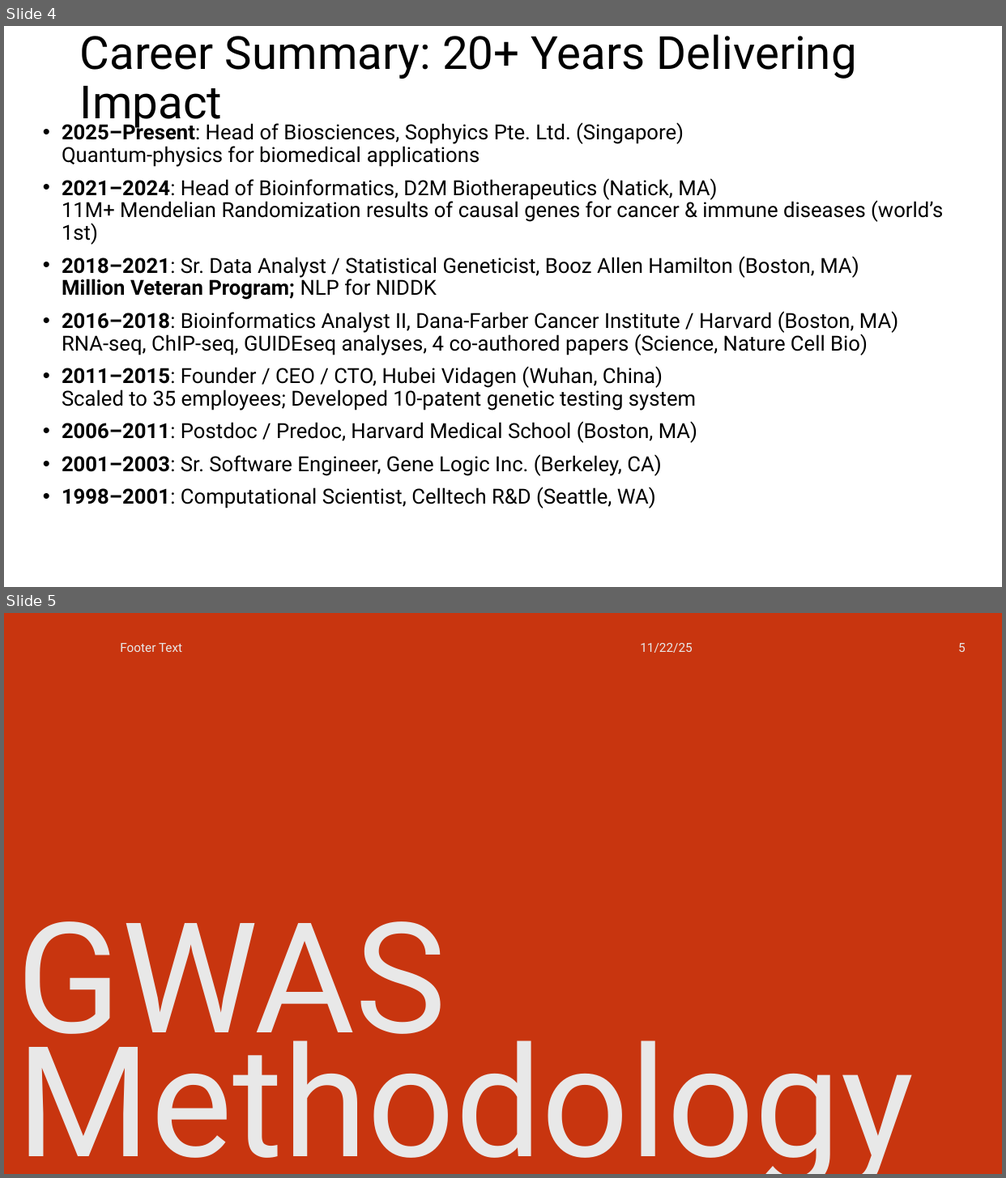
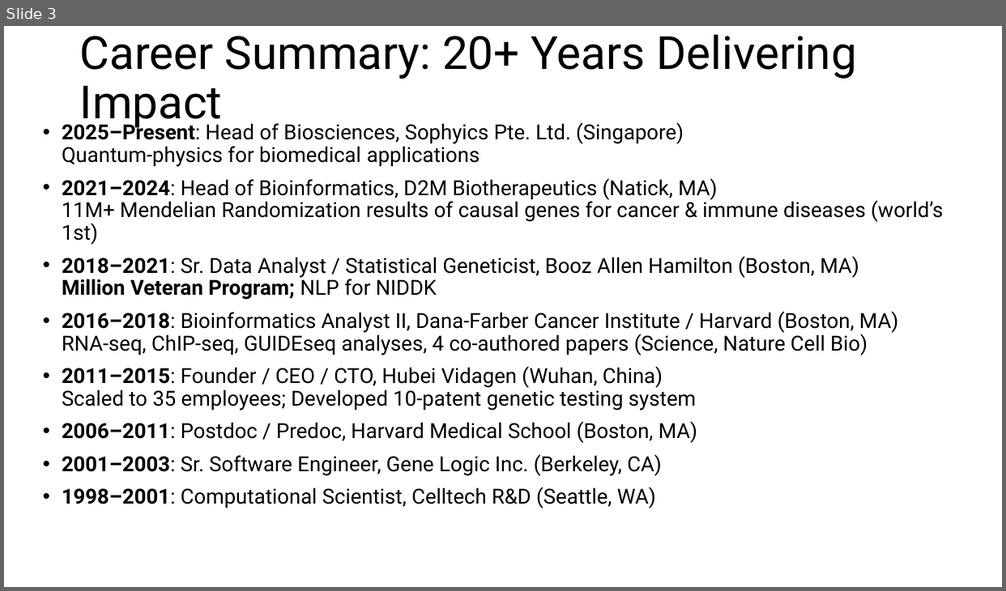
Before and after one commit to mocksu/resume, a slide deck: gtiit.presentation.1.0.pptx. Shown one above the other, each under a label of ours: slides 4 and 5 before the commit, slide 3 after it. The pictures are 1006x1178 and 1006x591 pixels, drawn with LibreOffice and Linux fonts; fonts in the diff are those of the drawing. Boxes give left, top, right and bottom in pixels: in the first picture for what was removed or moved away, otherwise in the second. Text is boxed around its words. In the diff, an @@ line names an element or a change of style, - is before the commit and + after.

```diff
--- a/gtiit.presentation.1.0.pptx
+++ b/gtiit.presentation.1.0.pptx
@@ slide 5 removed at <box>4,613,1002,1174</box>, background #C8350F @@
@@ text removed at <box>120,643,182,652</box> @@
-Footer Text
@@ text removed at <box>640,643,692,653</box> @@
-11/22/25
@@ page number removed at <box>958,643,965,652</box> @@
-5
@@ title removed at <box>17,922,914,1174</box> @@
-GWAS Methodology
@@ what was slide 4 is now slide 3 @@
```
Also in this commit, not shown: 9 slides changed, 4 other slides removed, 3 other files.
